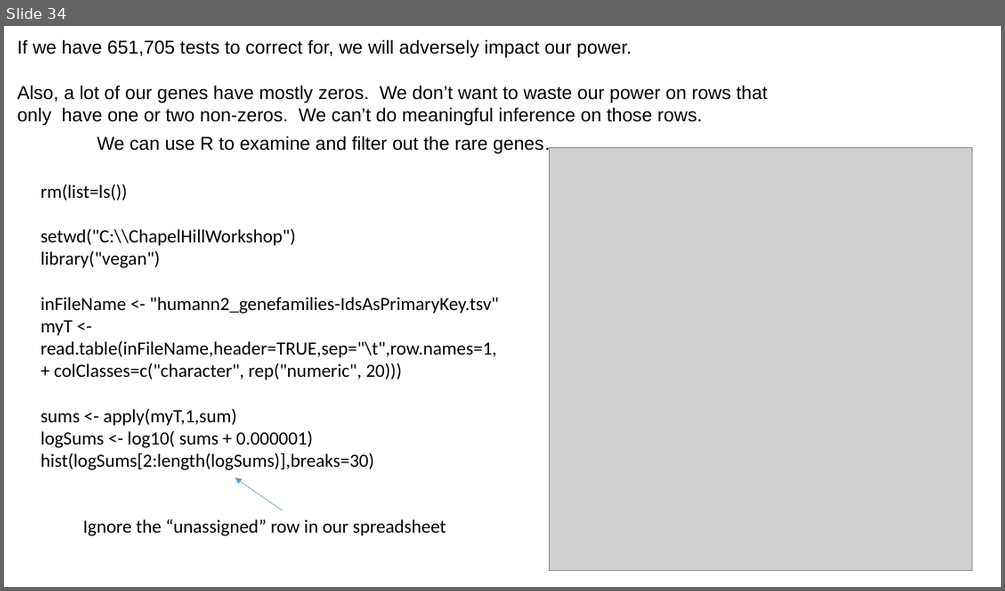
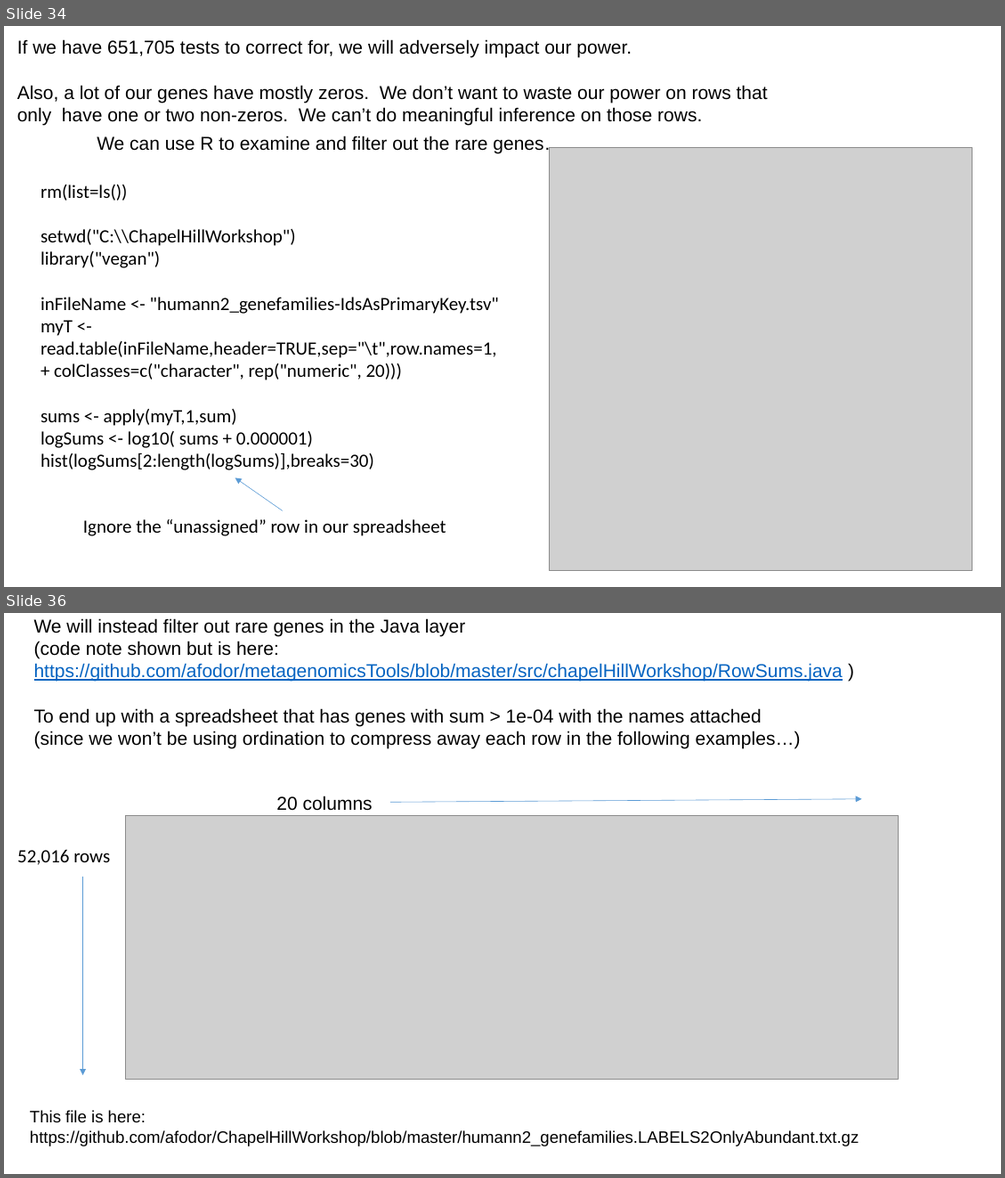
Before and after one commit to afodor/afodor.github.io, a slide deck: classes/ChapelHill2016/ChapelHillWorkshop_Fodor.pptx. Shown one above the other, each under a label of ours: slide 34 before the commit, slides 34 and 36 after it; the slides between them are not shown. The pictures are 1005x591 and 1005x1178 pixels, drawn with LibreOffice and Linux fonts; fonts in the diff are those of the drawing; grey boxes stand for pictures. Boxes give left, top, right and bottom in pixels: in the first picture for what was removed or moved away, otherwise in the second. Text is boxed around its words. In the diff, an @@ line names an element or a change of style, - is before the commit and + after.

```diff
--- a/classes/ChapelHill2016/ChapelHillWorkshop_Fodor.pptx
+++ b/classes/ChapelHill2016/ChapelHillWorkshop_Fodor.pptx
@@ slide 36 added at bbox=[4, 613, 1001, 1174], background #FFFFFF @@
@@ text added at bbox=[34, 618, 842, 748], 18 pt, text #000000 @@
+We will instead filter out rare genes in the Java layer
+(code note shown but is here:
+https://github.com/afodor/metagenomicsTools/blob/master/src/chapelHillWorkshop/RowSums.java )
+To end up with a spreadsheet that has genes with sum > 1e-04 with the names attached
+(since we won’t be using ordination to compress away each row in the following examples…)
@@ text added at bbox=[276, 795, 372, 811], 18 pt, text #000000 @@
+20 columns
@@ arrow added from (390, 803) to (862, 799), #5B9BD5 0.5 pt @@
@@ picture added at bbox=[126, 815, 898, 1078] @@
@@ text added at bbox=[17, 849, 110, 865], 18 pt, text #000000 @@
+52,016 rows
@@ arrow added from (82, 876) to (82, 1075), #5B9BD5 0.5 pt @@
@@ text added at bbox=[30, 1110, 858, 1146], 16 pt, text #000000 @@
+This file is here:
+https://github.com/afodor/ChapelHillWorkshop/blob/master/humann2_genefamilies.LABELS2OnlyAbundant.txt.gz
```
Also in this commit, not shown: 1 slide removed.
